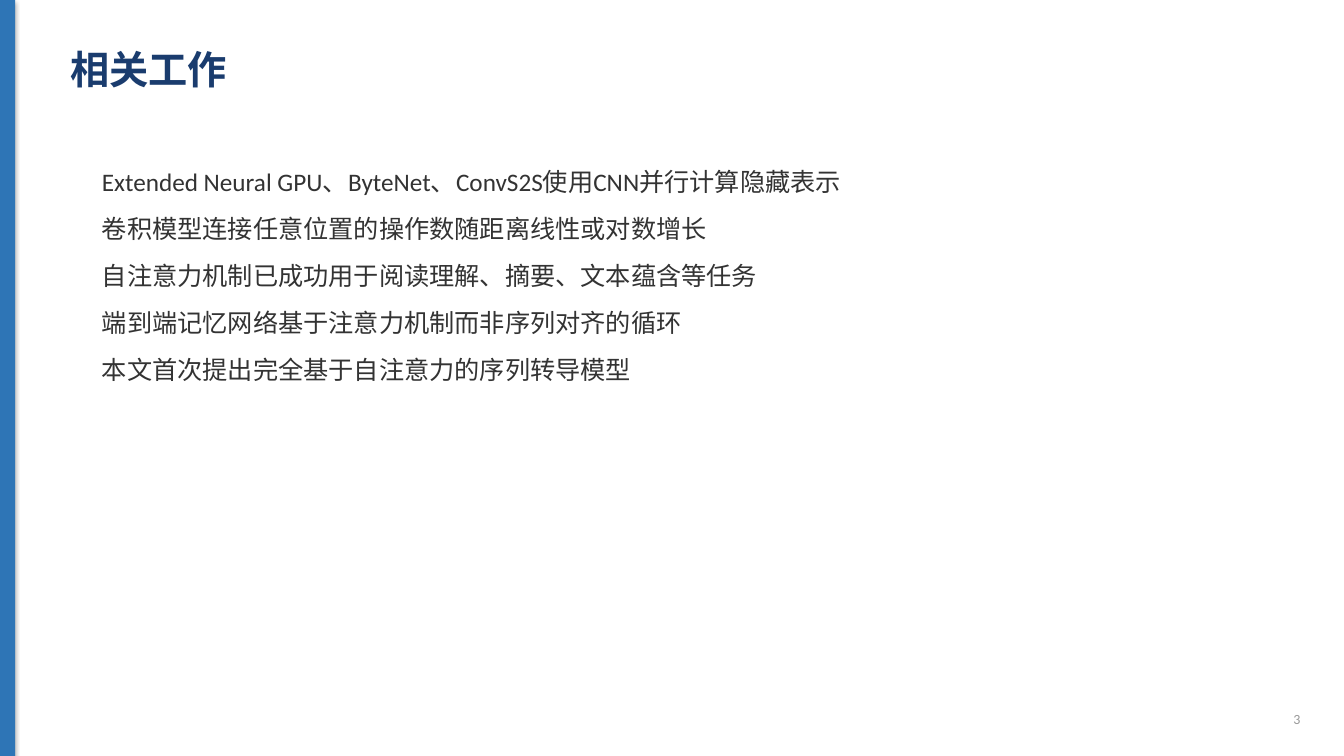
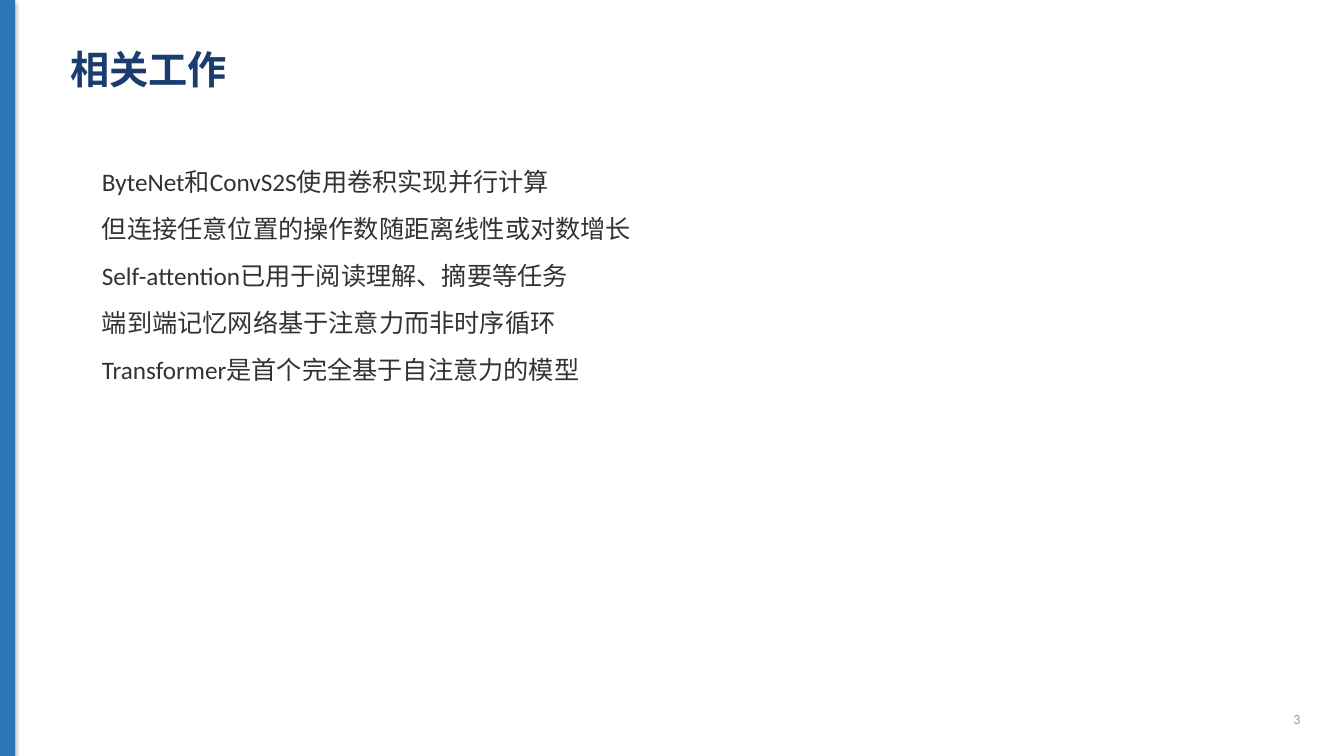
Before and after one commit to bcefghj/scholarflow, a slide deck: slide 3 of examples/attention_is_all_you_need/slides.pptx. Drawn at 1344x756 pixels with LibreOffice and Linux fonts; fonts in the diff are those of the drawing. Boxes give left, top, right and bottom in pixels: in the first picture for what was removed or moved away, otherwise in the second. Text is boxed around its words. In the diff, an @@ line names an element or a change of style, - is before the commit and + after.

```diff
--- a/examples/attention_is_all_you_need/slides.pptx
+++ b/examples/attention_is_all_you_need/slides.pptx
@@ text at (x1=102, y1=170, x2=631, y2=381): text changed @@
-Extended Neural GPU、ByteNet、ConvS2S使用CNN并行计算隐藏表示
-卷积模型连接任意位置的操作数随距离线性或对数增长
-自注意力机制已成功用于阅读理解、摘要、文本蕴含等任务
-端到端记忆网络基于注意力机制而非序列对齐的循环
-本文首次提出完全基于自注意力的序列转导模型
+ByteNet和ConvS2S使用卷积实现并行计算
+但连接任意位置的操作数随距离线性或对数增长
+Self-attention已用于阅读理解、摘要等任务
+端到端记忆网络基于注意力而非时序循环
+Transformer是首个完全基于自注意力的模型
```
Also in this commit, not shown: 7 other slides changed, 5 slides added, 4 slides removed, 39 other files.
